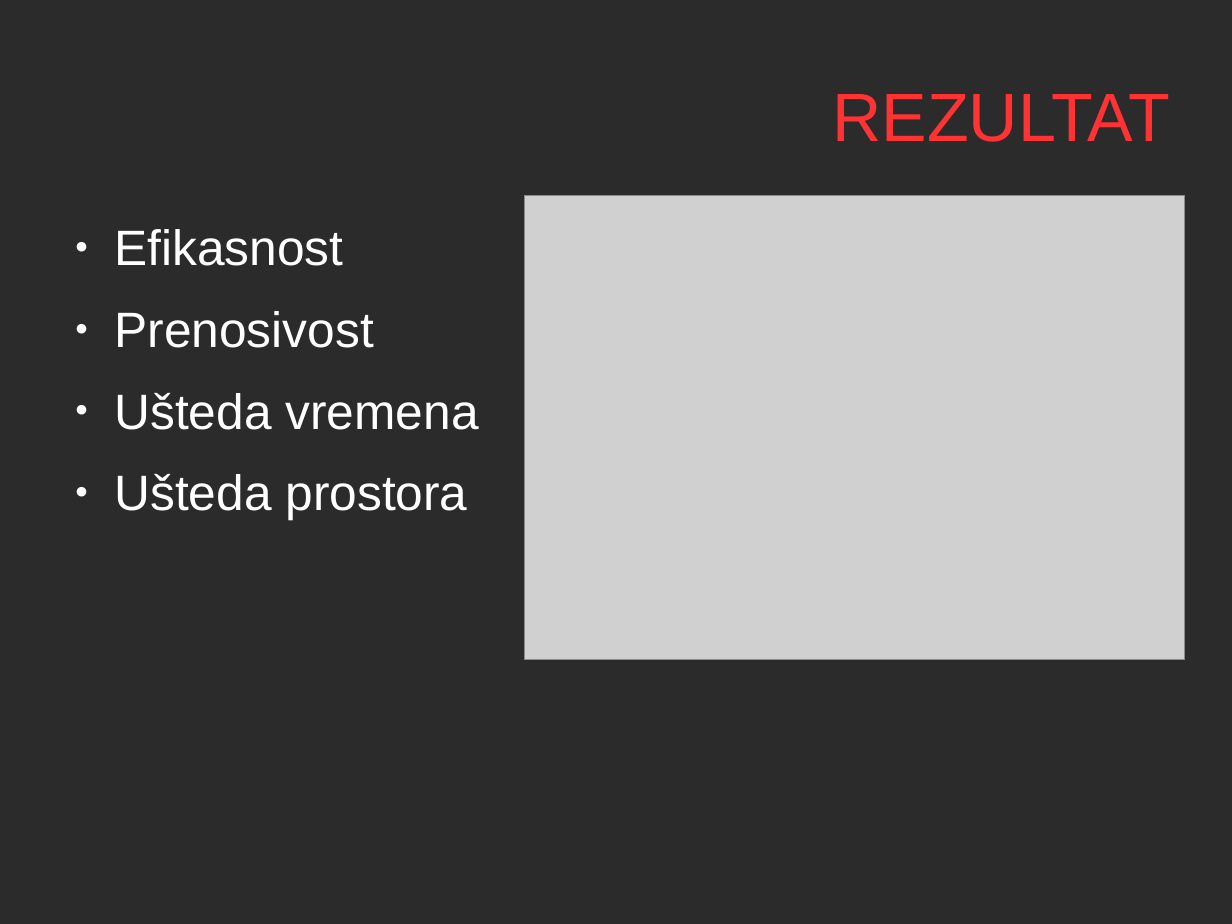
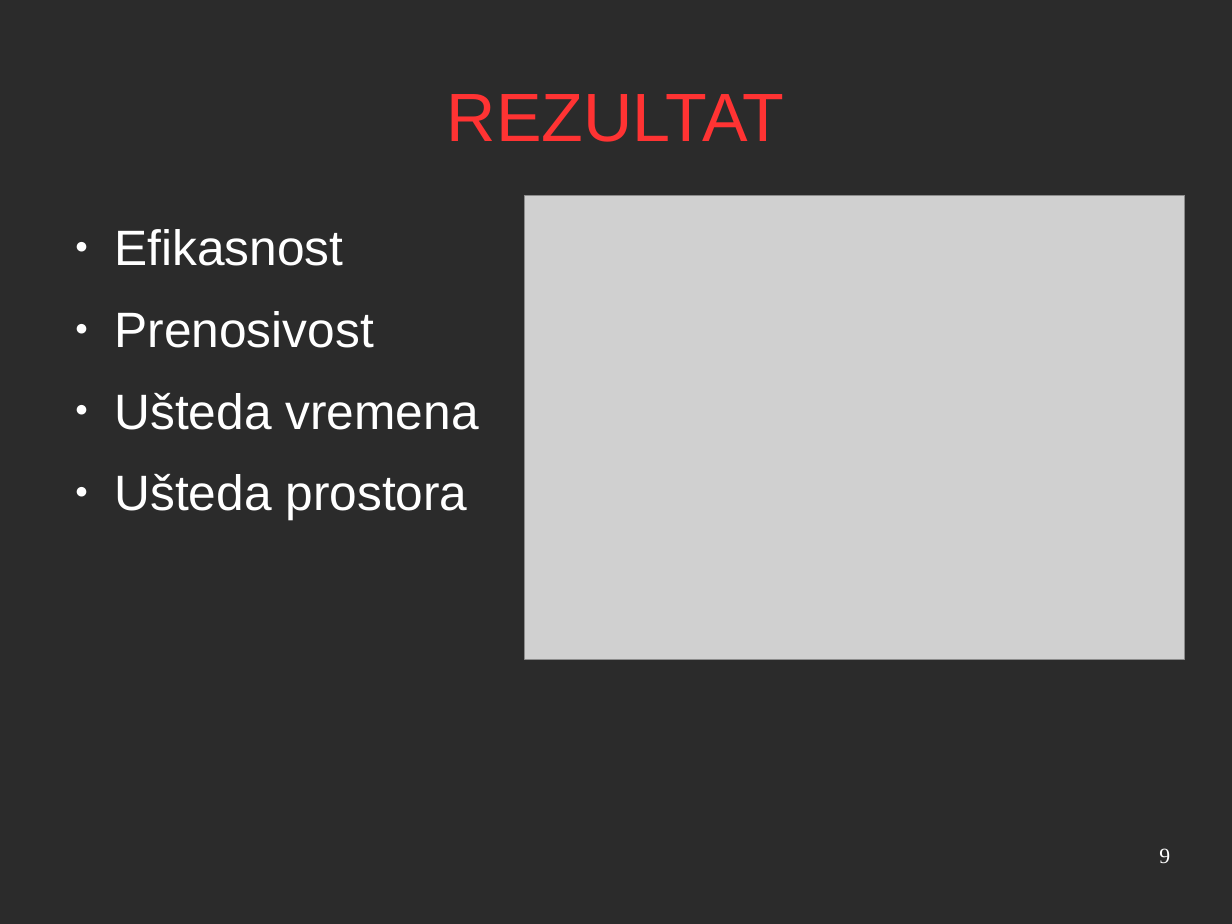
Before and after one commit to salesh/UpravljanjeProjektima, a slide deck: slide 9 of prezentacija/prezentacija.odp. Drawn at 1232x924 pixels with LibreOffice and Linux fonts; fonts in the diff are those of the drawing; grey boxes stand for pictures; background and template pictures are left out; a plain dark background stands for a picture behind light text. Boxes give left, top, right and bottom in pixels: in the first picture for what was removed or moved away, otherwise in the second. Text is boxed around its words. In the diff, an @@ line names an element or a change of style, - is before the commit and + after.

```diff
--- a/prezentacija/prezentacija.odp
+++ b/prezentacija/prezentacija.odp
@@ title "REZULTAT" at box(447, 94, 785, 142): alignment right to centre @@
@@ page number added at box(1159, 848, 1170, 864), 14 pt, text #FFFFFF @@
+9
```
Also in this commit, not shown: 9 other slides changed, 2 other files.
